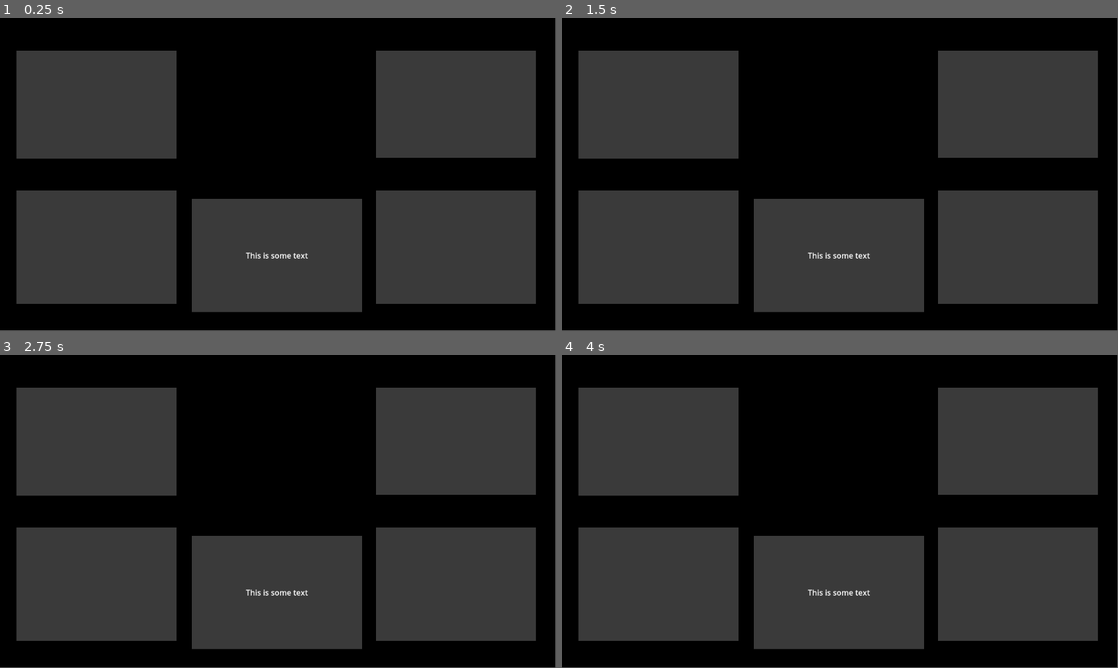
Above: before the commit, frames 1-4 (two rows, left to right).
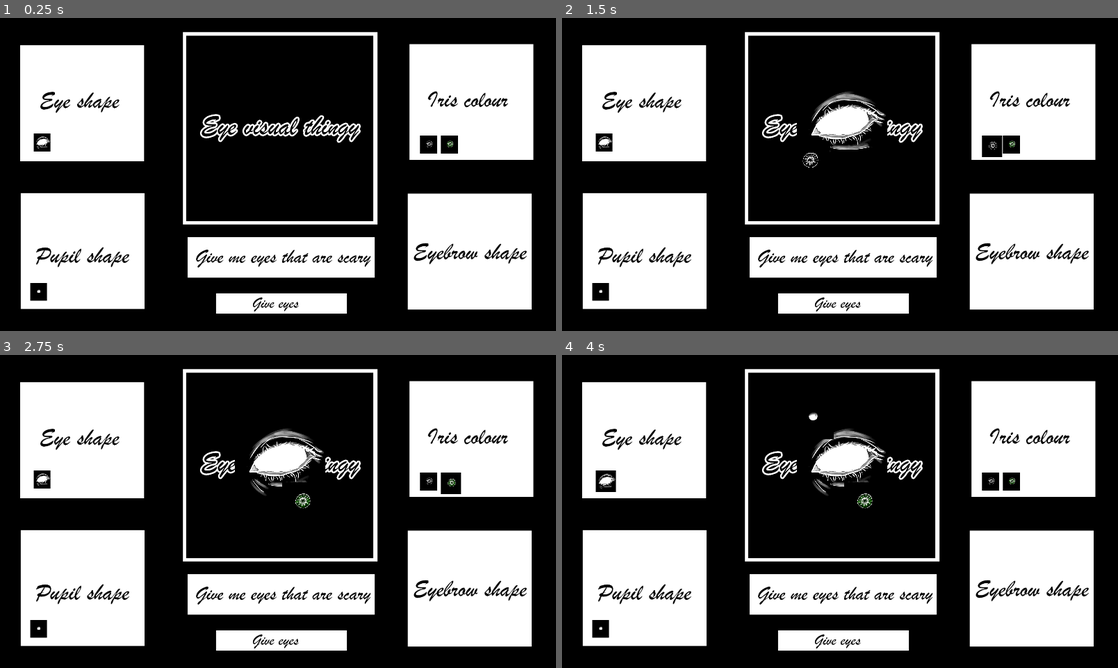
Above: after the commit, the same moments.

Repository: MarkusSecundus/Gamestudies-Experiment
Game: Godot game, scene res://scenes/MainScene.tscn
Two runs of this game, one before a commit and one after it. Both use one fixed random seed, a clock stepped at 60 frames per second and the inputs below.
Inputs (mouse positions are in pixels of both pictures, inside the frame that each line leads up to):
- Up to frame 1 (0.25 s): no input
- Up to frame 2 (1.5 s): click (606, 143) at 0.52 s; click (990, 143) at 1.27 s
- Up to frame 3 (2.75 s): click (450, 480) at 2.02 s
- Up to frame 4 (4 s): click (600, 627) at 2.77 s; click (606, 480) at 3.52 s
In our replay, the window is 799x449 before the commit and 800x450 after it. These sizes can differ from the game's own. Grey fills any space a smaller window leaves; there, only what the larger window draws over its background counts as a difference.

The runs differ from the first frame. In frame 1, 56% of the frame differs, in the area x 3-97%, y 4-95%; in frame 2, 57%; in frame 3, 57%; in frame 4, 57%.

Commit message:
godot mockup - implemented choosing between eye parts by pressing them

Diff:
--- a/project.godot
+++ b/project.godot
@@ -15,6 +15,12 @@
 config/features=PackedStringArray("4.5", "Mobile")
 config/icon="res://icon.svg"
 
+[display]
+
+window/size/viewport_width=1920
+window/size/viewport_height=1080
+window/stretch/mode="viewport"
+
 [rendering]
 
 renderer/rendering_method="mobile"
--- a/scenes/MainScene.tscn
+++ b/scenes/MainScene.tscn
@@ -1,4 +1,12 @@
-[gd_scene format=3 uid="uid://dfb3nyvrfv6a7"]
+[gd_scene load_steps=8 format=3 uid="uid://dfb3nyvrfv6a7"]
+
+[ext_resource type="Texture2D" uid="uid://bphfek17423ri" path="res://art/Tiger_shop.png" id="1_echbf"]
+[ext_resource type="Script" uid="uid://cbk0knxj0hrv" path="res://scripts/HideChildrenOnStart.gd" id="2_1wiy7"]
+[ext_resource type="Texture2D" uid="uid://c3edvy14pqx2g" path="res://art/Eye_huma_1.png" id="2_ibiss"]
+[ext_resource type="Texture2D" uid="uid://g8ksyr1d7tim" path="res://art/iris_blank.png" id="3_c6dvc"]
+[ext_resource type="Script" uid="uid://drwi8itr31skv" path="res://scripts/EyePartButton.gd" id="3_ygjfp"]
+[ext_resource type="Texture2D" uid="uid://sy7hqoegfsrm" path="res://art/iris_green.png" id="4_611at"]
+[ext_resource type="Texture2D" uid="uid://dpcgplywyxuv0" path="res://art/pupil_1.png" id="5_k24pf"]
 
 [node name="Control" type="Control"]
 layout_mode = 3
@@ -16,7 +24,14 @@
 offset_right = -4.0820313
 color = Color(0, 0, 0, 1)
 
-[node name="LT-Shelf" type="ColorRect" parent="."]
+[node name="Old-Mockup" type="Control" parent="."]
+visible = false
+layout_mode = 1
+anchor_right = 1.0090001
+anchor_bottom = 1.0
+offset_right = 0.631958
+
+[node name="LT-Shelf" type="ColorRect" parent="Old-Mockup"]
 layout_mode = 0
 offset_left = 34.0
 offset_top = 68.0
@@ -24,7 +39,7 @@
 offset_bottom = 292.0
 color = Color(0.22670749, 0.22670749, 0.22670746, 1)
 
-[node name="LB-Shelf" type="ColorRect" parent="."]
+[node name="LB-Shelf" type="ColorRect" parent="Old-Mockup"]
 layout_mode = 0
 offset_left = 34.0
 offset_top = 358.0
@@ -32,7 +47,7 @@
 offset_bottom = 593.0
 color = Color(0.22670749, 0.22670749, 0.22670746, 1)
 
-[node name="RT-Shelf" type="ColorRect" parent="."]
+[node name="RT-Shelf" type="ColorRect" parent="Old-Mockup"]
 layout_mode = 0
 offset_left = 780.0
 offset_top = 68.0
@@ -40,7 +55,7 @@
 offset_bottom = 290.0
 color = Color(0.22670749, 0.22670749, 0.22670746, 1)
 
-[node name="RB-Shelf" type="ColorRect" parent="."]
+[node name="RB-Shelf" type="ColorRect" parent="Old-Mockup"]
 layout_mode = 0
 offset_left = 780.0
 offset_top = 358.0
@@ -48,7 +63,7 @@
 offset_bottom = 593.0
 color = Color(0.22670749, 0.22670749, 0.22670746, 1)
 
-[node name="RichTextLabel" type="RichTextLabel" parent="."]
+[node name="RichTextLabel" type="RichTextLabel" parent="Old-Mockup"]
 z_index = 1
 layout_mode = 0
 offset_left = 398.0
@@ -59,7 +74,7 @@
 horizontal_alignment = 1
 vertical_alignment = 1
 
-[node name="TextBox" type="ColorRect" parent="RichTextLabel"]
+[node name="TextBox" type="ColorRect" parent="Old-Mockup/RichTextLabel"]
 z_index = -1
 layout_mode = 1
 anchors_preset = 15
@@ -68,3 +83,171 @@
 grow_horizontal = 2
 grow_vertical = 2
 color = Color(0.22670749, 0.22670749, 0.22670746, 1)
+
+[node name="Mockup" type="TextureRect" parent="."]
+layout_mode = 1
+anchors_preset = -1
+anchor_right = 1.0090001
+anchor_bottom = 1.0
+offset_right = 0.631958
+texture = ExtResource("1_echbf")
+expand_mode = 1
+
+[node name="BigEyeShowcase" type="Control" parent="."]
+layout_mode = 1
+anchor_right = 1.01
+anchor_bottom = 1.0
+offset_left = 659.0
+offset_top = 81.0
+offset_right = -668.19995
+offset_bottom = -398.0
+
+[node name="EyeShapes" type="Control" parent="BigEyeShowcase"]
+layout_mode = 1
+anchor_right = 1.01
+anchor_bottom = 1.0
+offset_right = -9.119995
+offset_bottom = -1.0
+script = ExtResource("2_1wiy7")
+
+[node name="EyeHuma1" type="Sprite2D" parent="BigEyeShowcase/EyeShapes"]
+position = Vector2(308.00003, 288)
+scale = Vector2(0.48984385, 0.48984385)
+texture = ExtResource("2_ibiss")
+
+[node name="Irises" type="Control" parent="BigEyeShowcase"]
+layout_mode = 1
+anchor_right = 1.01
+anchor_bottom = 1.0
+offset_right = -9.119995
+offset_bottom = -1.0
+script = ExtResource("2_1wiy7")
+
+[node name="IrisBlank" type="Sprite2D" parent="BigEyeShowcase/Irises"]
+position = Vector2(194.99998, 414)
+scale = Vector2(0.21718746, 0.21718746)
+texture = ExtResource("3_c6dvc")
+
+[node name="IrisGreen" type="Sprite2D" parent="BigEyeShowcase/Irises"]
+position = Vector2(383.00003, 427)
+scale = Vector2(0.2125, 0.2125)
+texture = ExtResource("4_611at")
+
+[node name="Pupils" type="Control" parent="BigEyeShowcase"]
+layout_mode = 1
+anchor_right = 1.01
+anchor_bottom = 1.0
+offset_right = -9.119995
+offset_bottom = -1.0
+script = ExtResource("2_1wiy7")
+
+[node name="Pupil1" type="Sprite2D" parent="BigEyeShowcase/Pupils"]
+position = Vector2(205.99998, 136.00002)
+scale = Vector2(0.2296875, 0.2296875)
+texture = ExtResource("5_k24pf")
+
+[node name="EyeShapes" type="Control" parent="."]
+layout_mode = 1
+anchor_right = 1.01
+anchor_bottom = 1.0
+offset_left = 88.0
+offset_top = 119.0
+offset_right = -1462.2
+offset_bottom = -605.0
+
+[node name="EyeHuma1" type="TextureButton" parent="EyeShapes" node_paths=PackedStringArray("assigned_shape")]
+layout_mode = 1
+anchors_preset = -1
+offset_left = 28.0
+offset_top = 280.0
+offset_right = 86.0
+offset_bottom = 341.85315
+texture_normal = ExtResource("2_ibiss")
+ignore_texture_size = true
+stretch_mode = 0
+script = ExtResource("3_ygjfp")
+assigned_shape = NodePath("../../BigEyeShowcase/EyeShapes/EyeHuma1")
+
+[node name="IrisColours" type="Control" parent="."]
+layout_mode = 1
+anchor_right = 1.01
+anchor_bottom = 1.0
+offset_left = 1430.0
+offset_top = 121.0
+offset_right = -117.19995
+offset_bottom = -601.0
+
+[node name="IrisBlank" type="TextureButton" parent="IrisColours" node_paths=PackedStringArray("assigned_shape")]
+layout_mode = 0
+offset_left = 21.0
+offset_top = 285.0
+offset_right = 79.0
+offset_bottom = 346.85315
+texture_normal = ExtResource("3_c6dvc")
+ignore_texture_size = true
+stretch_mode = 0
+script = ExtResource("3_ygjfp")
+assigned_shape = NodePath("../../BigEyeShowcase/Irises/IrisBlank")
+
+[node name="IrisGreen" type="TextureButton" parent="IrisColours" node_paths=PackedStringArray("assigned_shape")]
+layout_mode = 0
+offset_left = 93.0
+offset_top = 285.0
+offset_right = 151.0
+offset_bottom = 346.85315
+texture_normal = ExtResource("4_611at")
+ignore_texture_size = true
+stretch_mode = 0
+script = ExtResource("3_ygjfp")
+assigned_shape = NodePath("../../BigEyeShowcase/Irises/IrisGreen")
+
+[node name="PupilShapes" type="Control" parent="."]
+layout_mode = 1
+anchor_right = 1.01
+anchor_bottom = 1.0
+offset_left = 85.0
+offset_top = 623.0
+offset_right = -1463.2
+offset_bottom = -82.0
+
+[node name="Pupil1" type="TextureButton" parent="PupilShapes" node_paths=PackedStringArray("assigned_shape")]
+layout_mode = 0
+offset_left = 19.0
+offset_top = 291.0
+offset_right = 77.0
+offset_bottom = 352.85315
+texture_normal = ExtResource("5_k24pf")
+ignore_texture_size = true
+stretch_mode = 0
+script = ExtResource("3_ygjfp")
+assigned_shape = NodePath("../../BigEyeShowcase/Pupils/Pupil1")
+
+[node name="EyebrowShapes" type="Control" parent="."]
+layout_mode = 1
+anchor_right = 1.01
+anchor_bottom = 1.0
+offset_left = 1420.0
+offset_top = 627.0
+offset_right = -116.19995
+offset_bottom = -83.0
+
+[connection signal="button_down" from="EyeShapes/EyeHuma1" to="EyeShapes/EyeHuma1" method="_on_button_down"]
+[connection signal="button_up" from="EyeShapes/EyeHuma1" to="EyeShapes/EyeHuma1" method="_on_button_up"]
+[connection signal="mouse_entered" from="EyeShapes/EyeHuma1" to="EyeShapes/EyeHuma1" method="_on_mouse_entered"]
+[connection signal="mouse_exited" from="EyeShapes/EyeHuma1" to="EyeShapes/EyeHuma1" method="_on_mouse_exited"]
+[connection signal="pressed" from="EyeShapes/EyeHuma1" to="EyeShapes/EyeHuma1" method="_on_pressed"]
+[connection signal="button_down" from="IrisColours/IrisBlank" to="IrisColours/IrisBlank" method="_on_button_down"]
+[connection signal="button_up" from="IrisColours/IrisBlank" to="IrisColours/IrisBlank" method="_on_button_up"]
+[connection signal="mouse_entered" from="IrisColours/IrisBlank" to="IrisColours/IrisBlank" method="_on_mouse_entered"]
+[connection signal="mouse_exited" from="IrisColours/IrisBlank" to="IrisColours/IrisBlank" method="_on_mouse_exited"]
+[connection signal="pressed" from="IrisColours/IrisBlank" to="IrisColours/IrisBlank" method="_on_pressed"]
+[connection signal="button_down" from="IrisColours/IrisGreen" to="IrisColours/IrisGreen" method="_on_button_down"]
+[connection signal="button_up" from="IrisColours/IrisGreen" to="IrisColours/IrisGreen" method="_on_button_up"]
+[connection signal="mouse_entered" from="IrisColours/IrisGreen" to="IrisColours/IrisGreen" method="_on_mouse_entered"]
+[connection signal="mouse_exited" from="IrisColours/IrisGreen" to="IrisColours/IrisGreen" method="_on_mouse_exited"]
+[connection signal="pressed" from="IrisColours/IrisGreen" to="IrisColours/IrisGreen" method="_on_pressed"]
+[connection signal="button_down" from="PupilShapes/Pupil1" to="PupilShapes/Pupil1" method="_on_button_down"]
+[connection signal="button_up" from="PupilShapes/Pupil1" to="PupilShapes/Pupil1" method="_on_button_up"]
+[connection signal="mouse_entered" from="PupilShapes/Pupil1" to="PupilShapes/Pupil1" method="_on_mouse_entered"]
+[connection signal="mouse_exited" from="PupilShapes/Pupil1" to="PupilShapes/Pupil1" method="_on_mouse_exited"]
+[connection signal="pressed" from="PupilShapes/Pupil1" to="PupilShapes/Pupil1" method="_on_pressed"]
--- /dev/null
+++ b/scripts/EyePartButton.gd
@@ -0,0 +1,25 @@
+extends TextureButton
+
+const scale_change : float = 1.2
+
+@export var assigned_shape: CanvasItem
+
+func _on_pressed() -> void:
+	(assigned_shape.get_parent() as CanvasItem).show()
+	for ch in assigned_shape.get_parent().get_children():
+		(ch as CanvasItem).hide()
+	assigned_shape.show()
+
+func _on_mouse_entered() -> void:
+	self.scale = Vector2.ONE * scale_change
+
+
+func _on_mouse_exited() -> void:
+	self.scale = Vector2.ONE
+
+
+func _on_button_down() -> void:
+	self.self_modulate = Color(0.8, 0.8, 0.8)
+
+func _on_button_up() -> void:
+	self.self_modulate = Color.WHITE
--- /dev/null
+++ b/scripts/HideChildrenOnStart.gd
@@ -0,0 +1,6 @@
+extends Node
+
+func _ready() -> void:
+	for ch in get_children():
+		var item := ch as CanvasItem
+		if item: item.hide()
Not shown, added: art/Eye_huma_1.png.import
Not shown, added: art/Tiger_shop.png.import
Not shown, added: art/iris_blank.png.import
Not shown, added: art/iris_green.png.import
Not shown, added: art/pupil_1.png.import
Not shown, added: scripts/EyePartButton.gd.uid
Not shown, added: scripts/HideChildrenOnStart.gd.uid
